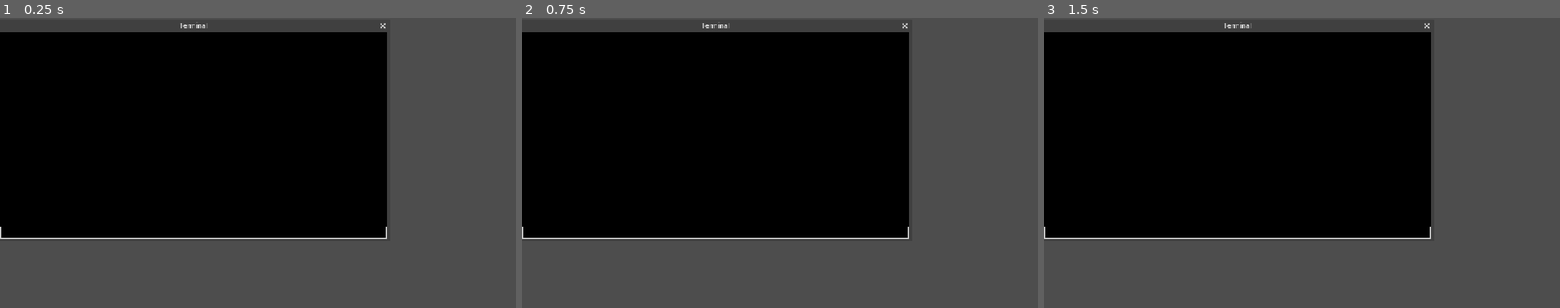
Above: before the commit, frames 1-3 (left to right).
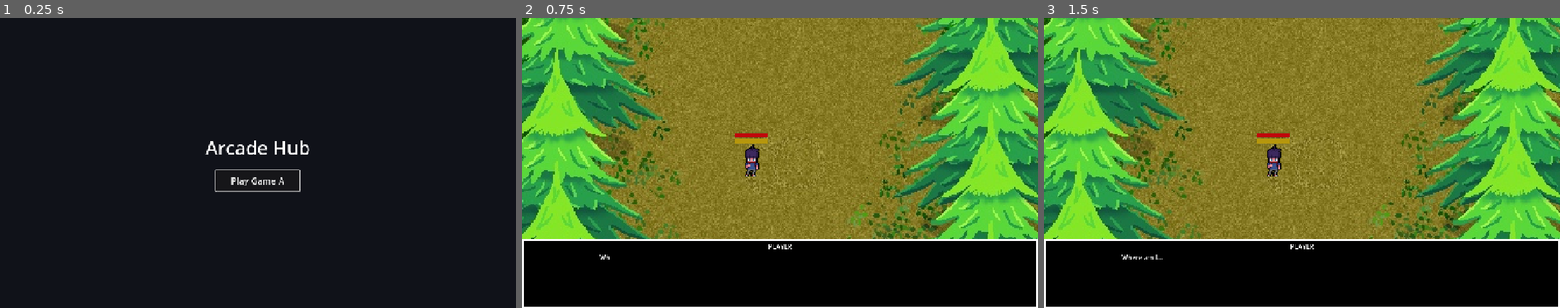
Above: after the commit, the same moments.

Repository: CAHSI-Game-Studios/CGS-project
Game: Godot game, scene res://main.tscn
Two runs of this game, one before a commit and one after it. Both use one fixed random seed, a clock stepped at 60 frames per second and the inputs below.
Inputs (mouse positions are in pixels of both pictures, inside the frame that each line leads up to):
- Up to frame 1 (0.25 s): no input
- Up to frame 2 (0.75 s): click (780, 180) at 0.5 s, where only the run after the commit has a clickable "Play Game A"
- Up to frame 3 (1.5 s): tap Enter at 1.25 s; move the mouse to (1415, 148) at 1.27 s; hold D (move_right) from 1.28 s (still down); tap K (game_a_attack) at 1.35 s; click (1415, 148) at 1.42 s

The runs differ from the first frame. In frame 1, 100% of the frame differs, in the area x 0-100%, y 0-100%; in frame 2, 100%; in frame 3, 100%.

Commit message:
Add manual Game A win and loss previews

Diff:
--- a/src/core/scenes/HubScene.tscn
+++ b/src/core/scenes/HubScene.tscn
@@ -1,3 +1,55 @@
 [gd_scene format=3 uid="uid://csus1ct8yjo7b"]
 
-[node name="HubScene" type="Node2D" unique_id=200793545]
+[node name="HubScene" type="Control" unique_id=200793545]
+layout_mode = 3
+anchors_preset = 15
+anchor_right = 1.0
+anchor_bottom = 1.0
+grow_horizontal = 2
+grow_vertical = 2
+mouse_filter = 2
+
+[node name="Menu" type="Control" parent="."]
+layout_mode = 1
+anchors_preset = 15
+anchor_right = 1.0
+anchor_bottom = 1.0
+grow_horizontal = 2
+grow_vertical = 2
+mouse_filter = 2
+
+[node name="Background" type="ColorRect" parent="Menu"]
+layout_mode = 1
+anchors_preset = 15
+anchor_right = 1.0
+anchor_bottom = 1.0
+grow_horizontal = 2
+grow_vertical = 2
+mouse_filter = 2
+color = Color(0.063, 0.071, 0.098, 1)
+
+[node name="Center" type="CenterContainer" parent="Menu"]
+layout_mode = 1
+anchors_preset = 15
+anchor_right = 1.0
+anchor_bottom = 1.0
+grow_horizontal = 2
+grow_vertical = 2
+mouse_filter = 2
+
+[node name="Actions" type="VBoxContainer" parent="Menu/Center"]
+layout_mode = 2
+theme_override_constants/separation = 24
+
+[node name="Title" type="Label" parent="Menu/Center/Actions"]
+layout_mode = 2
+theme_override_font_sizes/font_size = 46
+text = "Arcade Hub"
+horizontal_alignment = 1
+
+[node name="PlayGameA" type="Button" parent="Menu/Center/Actions"]
+custom_minimum_size = Vector2(208, 52)
+layout_mode = 2
+size_flags_horizontal = 4
+theme_override_font_sizes/font_size = 22
+text = "Play Game A"
--- /dev/null
+++ b/src/games/gameA/scenes/game_a_result.tscn
@@ -0,0 +1,81 @@
+[gd_scene format=3]
+
+[ext_resource type="Script" path="res://games/gameA/scripts/game_a_result.gd" id="1_result"]
+[ext_resource type="Texture2D" path="res://games/gameA/assets/result_background.png" id="2_background"]
+
+[node name="GameAResult" type="CanvasLayer"]
+process_mode = 3
+layer = 10
+script = ExtResource("1_result")
+
+[node name="Screen" type="ColorRect" parent="."]
+anchors_preset = 15
+anchor_right = 1.0
+anchor_bottom = 1.0
+grow_horizontal = 2
+grow_vertical = 2
+color = Color(0, 0, 0, 1)
+
+[node name="Background" type="TextureRect" parent="Screen"]
+self_modulate = Color(0.72, 0.72, 0.72, 1)
+layout_mode = 1
+anchors_preset = 15
+anchor_right = 1.0
+anchor_bottom = 1.0
+grow_horizontal = 2
+grow_vertical = 2
+mouse_filter = 2
+texture = ExtResource("2_background")
+expand_mode = 1
+stretch_mode = 6
+
+[node name="Center" type="CenterContainer" parent="Screen"]
+layout_mode = 1
+anchors_preset = 15
+anchor_right = 1.0
+anchor_bottom = 1.0
+grow_horizontal = 2
+grow_vertical = 2
+mouse_filter = 2
+
+[node name="Content" type="VBoxContainer" parent="Screen/Center"]
+layout_mode = 2
+theme_override_constants/separation = 12
+
+[node name="Title" type="Label" parent="Screen/Center/Content"]
+unique_name_in_owner = true
+layout_mode = 2
+theme_override_constants/outline_size = 10
+theme_override_font_sizes/font_size = 64
+text = "You Won"
+horizontal_alignment = 1
+
+[node name="CoinTotal" type="Label" parent="Screen/Center/Content"]
+unique_name_in_owner = true
+layout_mode = 2
+theme_override_constants/outline_size = 8
+theme_override_font_sizes/font_size = 24
+text = "2 coins"
+horizontal_alignment = 1
+
+[node name="Actions" type="HBoxContainer" parent="Screen/Center/Content"]
+layout_mode = 2
+theme_override_constants/separation = 12
+
+[node name="Retry" type="Button" parent="Screen/Center/Content/Actions"]
+unique_name_in_owner = true
+custom_minimum_size = Vector2(128, 44)
+layout_mode = 2
+size_flags_horizontal = 3
+focus_neighbor_left = NodePath("../Exit")
+focus_neighbor_right = NodePath("../Exit")
+text = "Retry"
+
+[node name="Exit" type="Button" parent="Screen/Center/Content/Actions"]
+unique_name_in_owner = true
+custom_minimum_size = Vector2(128, 44)
+layout_mode = 2
+size_flags_horizontal = 3
+focus_neighbor_left = NodePath("../Retry")
+focus_neighbor_right = NodePath("../Retry")
+text = "Exit to Hub"
--- a/src/games/gameA/scripts/game_a.gd
+++ b/src/games/gameA/scripts/game_a.gd
@@ -1,4 +1,7 @@
 extends ArcadeGame
+
+const RESULT_SCENE := preload("res://games/gameA/scenes/game_a_result.tscn")
+const PREVIEW_COIN_TOTAL := 2
 
 @export_group("Dialogue")
 @export var opening_dialogue: Dialogue
@@ -11,13 +14,11 @@
 var _running: bool = false
 var _finished: bool = false
 var _restarting: bool = false
+var _result: GameAResult
 
 
-#func _ready() -> void:
-	# Load at runtime: preloading this scene from its own script is cyclic.
-#	_game_scene = load(scene_file_path) as PackedScene
-#	_stop_gameplay()
 func _ready() -> void:
+	# Preloading this scene from its own script would create a dependency cycle.
 	_game_scene = load(scene_file_path) as PackedScene
 	_stop_gameplay()
 	_start_if_standalone.call_deferred()
@@ -61,12 +62,12 @@
 func exit() -> void:
 	_finished = true
 	_stop_gameplay()
+	_close_result_preview()
 
 
 func win() -> void:
 	if not _running or _finished or _restarting:
 		return
-	# Guard first: an exit listener may synchronously call exit().
 	_finished = true
 	_stop_gameplay()
 	if ending_dialogue:
@@ -78,12 +79,44 @@
 	restart()
 
 
+func _show_result_preview(won: bool) -> void:
+	get_tree().paused = true
+	_result = RESULT_SCENE.instantiate() as GameAResult
+	_result.retry_requested.connect(_retry_result_preview)
+	_result.exit_requested.connect(_return_to_hub)
+	add_child(_result)
+	_result.show_result(won, PREVIEW_COIN_TOTAL)
+
+
+func _close_result_preview() -> void:
+	if not _result:
+		return
+	_result.hide()
+	_result.queue_free()
+	_result = null
+	get_tree().paused = false
+
+
+func _retry_result_preview() -> void:
+	_close_result_preview()
+	restart()
+
+
+func _return_to_hub() -> void:
+	if not _result or _restarting:
+		return
+	if get_tree().current_scene == self:
+		exit()
+		get_tree().change_scene_to_file("res://main.tscn")
+	else:
+		request_exit()
+
+
 func restart() -> void:
 	if not _running or _finished or _restarting:
 		return
 	_restarting = true
 	_stop_gameplay()
-	# Loss may originate in a physics callback; replace nodes after it finishes.
 	_restart_gameplay.call_deferred()
 
 
@@ -141,6 +174,9 @@
 			dialogue = after_fight_dialogue
 		KEY_5:
 			dialogue = boss_fight_dialogue
+		KEY_7, KEY_8:
+			get_viewport().set_input_as_handled()
+			_show_result_preview(event.keycode == KEY_7)
 	if dialogue:
 		get_viewport().set_input_as_handled()
 		play_dialogue(dialogue)
--- /dev/null
+++ b/src/games/gameA/scripts/game_a_result.gd
@@ -0,0 +1,24 @@
+class_name GameAResult
+extends CanvasLayer
+
+signal retry_requested
+signal exit_requested
+
+@onready var title: Label = %Title
+@onready var coin_total: Label = %CoinTotal
+@onready var retry_button: Button = %Retry
+@onready var exit_button: Button = %Exit
+
+
+func _ready() -> void:
+	retry_button.pressed.connect(retry_requested.emit)
+	exit_button.pressed.connect(exit_requested.emit)
+
+
+func show_result(won: bool, coins: int = 0) -> void:
+	title.text = "You Won" if won else "You Lost"
+	coin_total.visible = won
+	if won:
+		var coin_name := "coin" if coins == 1 else "coins"
+		coin_total.text = "%d %s" % [coins, coin_name]
+	retry_button.grab_focus()
--- a/src/games/gameA/scripts/player.gd
+++ b/src/games/gameA/scripts/player.gd
@@ -89,7 +89,7 @@
 		stamina -= 20
 		$UI/stamina_bar.value = stamina
 
-		await get_tree().create_timer(0.2).timeout
+		await get_tree().create_timer(0.2, false).timeout
 
 		SPEED = 100
 		$hitbox_area/hitbox_collision.disabled = false
@@ -283,14 +283,14 @@
 	if a=="k":
 		$attack_area/temp_visual.show()
 		$attack_area/attack_collision.disabled = false
-		await get_tree().create_timer(0.2).timeout
+		await get_tree().create_timer(0.2, false).timeout
 		$attack_area/temp_visual.hide()
 		$attack_area/attack_collision.disabled = true
 
 	elif a=="l":
 		$heavy_attack_area/temp_visual.show()
 		$heavy_attack_area/attack_collision.disabled = false
-		await get_tree().create_timer(0.2).timeout
+		await get_tree().create_timer(0.2, false).timeout
 		$heavy_attack_area/temp_visual.hide()
 		$heavy_attack_area/attack_collision.disabled = true
 
--- a/src/main.gd
+++ b/src/main.gd
@@ -2,6 +2,32 @@
 class_name Main
 
 @export var terminal: DebugTerminal
+@export var game_a: PackedScene
+
+@onready var hub: Control = $HubScene
+@onready var game_manager: GameManager = $GameManager
+@onready var play_game_a: Button = $HubScene/Menu/Center/Actions/PlayGameA
+
+
+func _ready() -> void:
+	play_game_a.pressed.connect(_on_play_game_a_pressed)
+	game_manager.game_started.connect(_on_game_started)
+	game_manager.game_exited.connect(_on_game_exited)
+	play_game_a.grab_focus()
+
+
+func _on_play_game_a_pressed() -> void:
+	game_manager.start_game_from_packed_scene(game_a)
+
+
+func _on_game_started(_enter_data: Variant) -> void:
+	hub.hide()
+
+
+func _on_game_exited(_exit_data: Variant) -> void:
+	hub.show()
+	play_game_a.grab_focus()
+
 
 func _unhandled_input(event: InputEvent) -> void:
 	if event.is_action_pressed("open_terminal") and not event.is_echo():
--- a/src/main.tscn
+++ b/src/main.tscn
@@ -8,10 +8,15 @@
 [ext_resource type="PackedScene" uid="uid://8u7o87nryac0" path="res://core/dialogue_system/DialogueSystem.tscn" id="6_7mycd"]
 [ext_resource type="Script" uid="uid://pxo52x3jat8o" path="res://core/dialogue_system/dialogue.gd" id="7_5vw27"]
 [ext_resource type="Resource" uid="uid://dgcryps0x2tcp" path="res://core/dialogue_system/example_dialogues/0.tres" id="8_kek77"]
+[ext_resource type="PackedScene" uid="uid://csus1ct8yjo7b" path="res://core/scenes/HubScene.tscn" id="9_hub"]
+[ext_resource type="PackedScene" uid="uid://cjikp6rypqpvi" path="res://games/gameA/scenes/GameAScene.tscn" id="10_game_a"]
 
 [node name="Main" type="Node" unique_id=1309261153 node_paths=PackedStringArray("terminal")]
 script = ExtResource("1_ig7tw")
 terminal = NodePath("terminal")
+game_a = ExtResource("10_game_a")
+
+[node name="HubScene" parent="." instance=ExtResource("9_hub")]
 
 [node name="GameManager" type="Node" parent="." unique_id=1170578248]
 script = ExtResource("2_0xm2m")
@@ -21,10 +26,12 @@
 visible = false
 
 [node name="terminal" parent="." unique_id=954730807 node_paths=PackedStringArray("game_manager", "dialogue_system") instance=ExtResource("3_h2yge")]
+visible = false
 game_manager = NodePath("../GameManager")
 games = Dictionary[String, PackedScene]({
 "example0": ExtResource("4_1bvp3"),
-"example1": ExtResource("5_lquwl")
+"example1": ExtResource("5_lquwl"),
+"gameA": ExtResource("10_game_a")
 })
 dialogue_system = NodePath("../DialogueSystem")
 test_dialogues = Dictionary[String, ExtResource("7_5vw27")]({
--- a/src/managers/ArcadeGame.gd
+++ b/src/managers/ArcadeGame.gd
@@ -15,8 +15,8 @@
 ## It has no knowledge of the Hub or game coordinator.
 
 
-## Emitted when the game wants to close.
-signal exit_requested
+## Emitted when the game wants to close, with any result data.
+signal exit_requested(exit_data: Variant)
 
 # -= VIRTUAL METHODS =-
 # Each game MUST define each of these four methods.
--- a/src/managers/GameManager.gd
+++ b/src/managers/GameManager.gd
@@ -47,6 +47,7 @@
 ## This reference is assigned when a game begins its startup lifecycle and
 ## cleared once that game has left the scene tree.
 var currentGame : ArcadeGame
+var _is_exiting := false
 
 
 ## Starts an [ArcadeGame] from an already existing instance. [br]
@@ -99,7 +100,8 @@
 
 	# ArcadeGame.enter() must not execute until the game has completed
 	# its normal Node initialization lifecycle.
-	await currentGame.ready
+	if not currentGame.is_node_ready():
+		await currentGame.ready
 
 	# Forward startup data to the game.
 	currentGame.enter(enterData)
@@ -214,8 +216,9 @@
 ## [br]
 ## Returns [code]false[/code] if no game is currently running.
 func exit_game(exitData : Variant = null) -> bool:
-	if not is_game_running():
-		return false
+	if not is_game_running() or _is_exiting:
+		return false
+	_is_exiting = true
 	# Preserve a local reference throughout the asynchronous exit lifecycle.
 	var game := currentGame
 	# Allow the game to perform its own shutdown procedure before deletion.
@@ -227,6 +230,7 @@
 	await game.tree_exited
 	# GameManager no longer owns an active ArcadeGame.
 	currentGame = null
+	_is_exiting = false
 	# Notify external systems that the game has completely exited.
 	game_exited.emit(exitData)
 	return true
Binary file added: src/games/gameA/assets/result_background.png
Not shown, added: src/games/gameA/assets/result_background.png.import
Not shown, added: src/games/gameA/scripts/game_a_result.gd.uid
